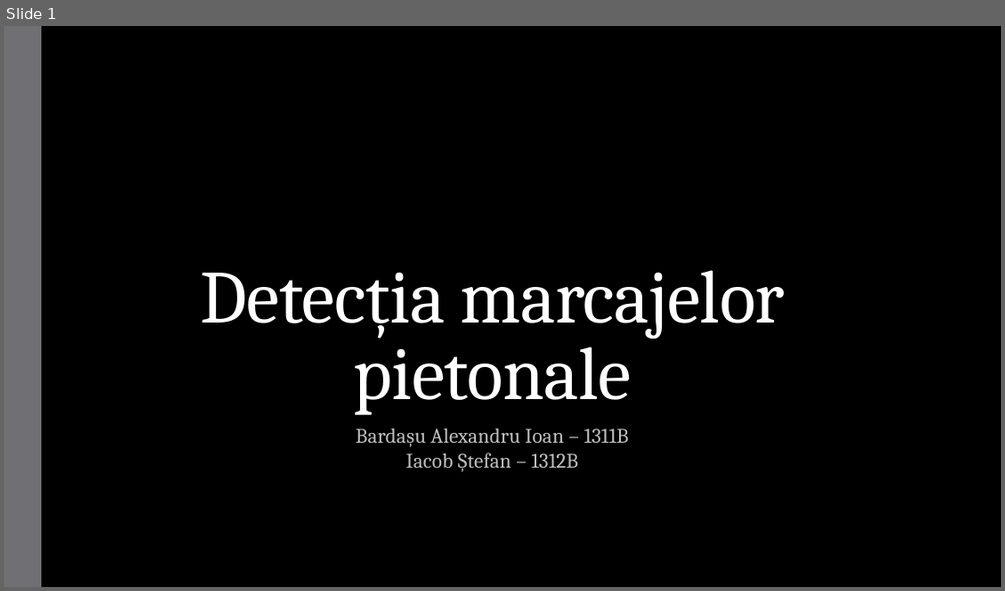
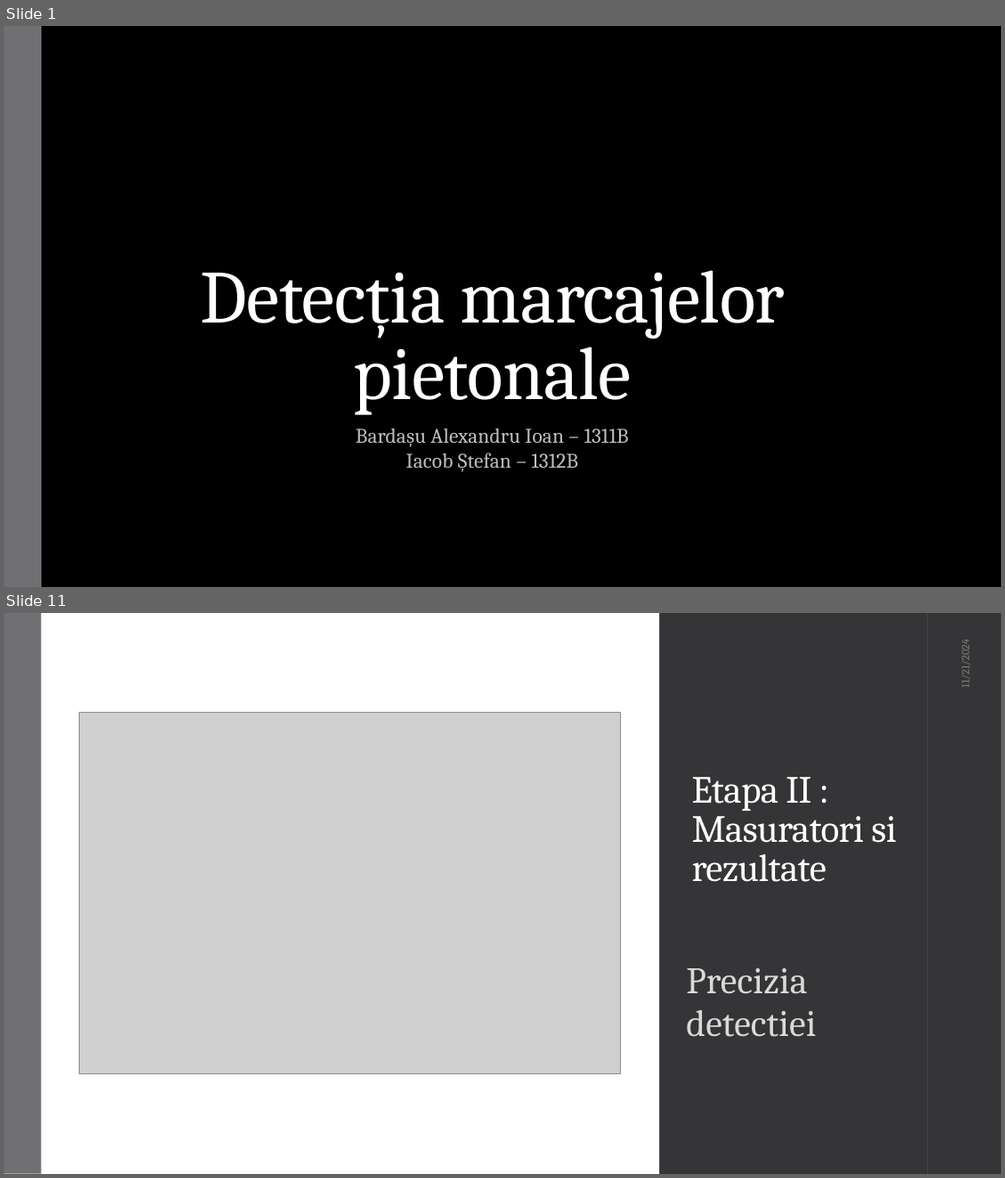
Before and after one commit to PrelucrareaImaginilor/pi-p-proiect-soloquest, a slide deck: Detecția marcajelor pietonale.pptx. Shown one above the other, each under a label of ours: slide 1 before the commit, slides 1 and 11 after it; the slides between them are not shown. The pictures are 1005x591 and 1005x1178 pixels, drawn with LibreOffice and Linux fonts; fonts in the diff are those of the drawing; grey boxes stand for pictures; background and template pictures are left out. Boxes give left, top, right and bottom in pixels: in the first picture for what was removed or moved away, otherwise in the second. Text is boxed around its words. In the diff, an @@ line names an element or a change of style, - is before the commit and + after.

```diff
--- a/Detecția marcajelor pietonale.pptx
+++ b/Detecția marcajelor pietonale.pptx
@@ slide 11 added at (4, 613, 1001, 1174), background #FFFFFF @@
@@ rectangle added at (4, 613, 41, 1174), fill #6F6F74 @@
@@ rectangle added at (40, 613, 659, 1174), fill #FFFFFF @@
@@ rectangle added at (41, 613, 928, 1174), fill #353537 @@
@@ rectangle added at (928, 613, 1001, 1174), fill #353537 @@
@@ rectangle added at (928, 613, 1001, 1174), fill #353537 @@
@@ text added at (957, 643, 971, 686), 10.5 pt, text #7F7F7F @@
+11/21/2024
@@ picture added at (80, 713, 621, 1074) @@
@@ title added at (692, 777, 896, 882), 37 pt, text #FFFFFF @@
+Etapa II : Masuratori si rezultate
@@ text added at (686, 968, 816, 1037), 36 pt, text #D9D9D9 @@
+Precizia detectiei
```
Also in this commit, not shown: 8 slides changed, 7 other slides added.
